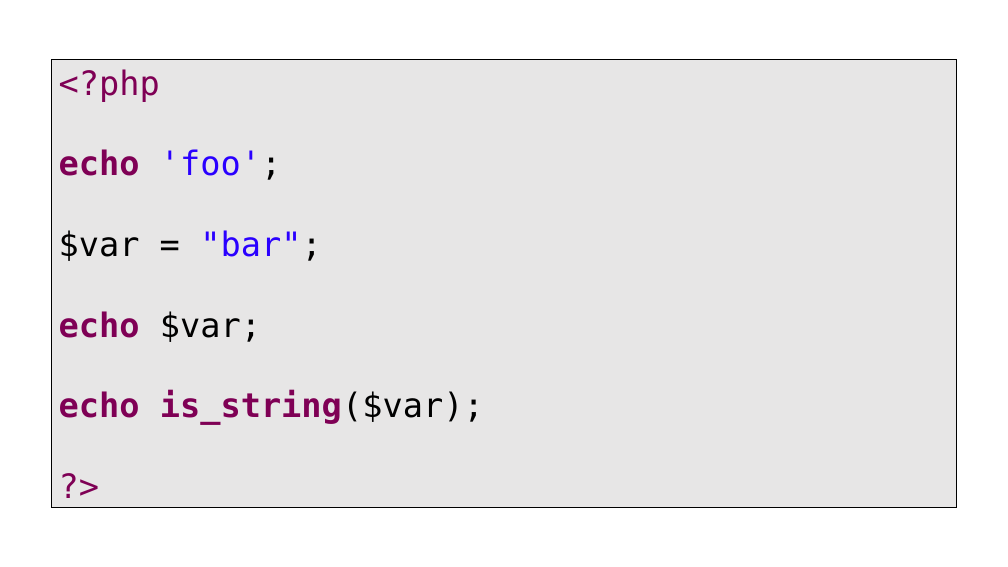
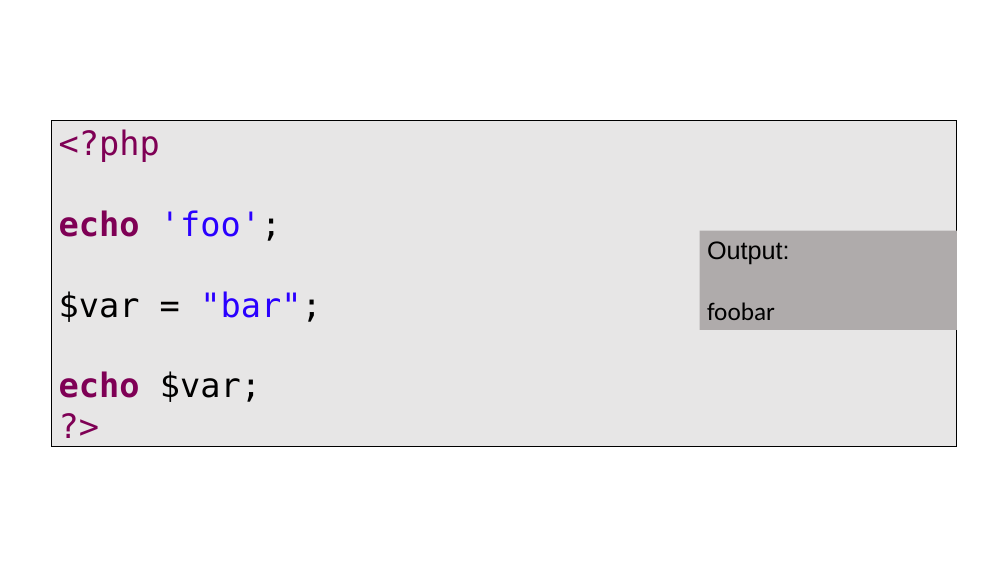
Before and after one commit to PHPEmbark/curriculum, a slide deck: slide 18 of course/1 - Basic Programming/Basics Of Programming.pptx. Drawn at 1008x567 pixels with LibreOffice and Linux fonts; fonts in the diff are those of the drawing. Boxes give left, top, right and bottom in pixels: in the first picture for what was removed or moved away, otherwise in the second. Text is boxed around its words. In the diff, an @@ line names an element or a change of style, - is before the commit and + after.

```diff
--- a/course/1 - Basic Programming/Basics Of Programming.pptx
+++ b/course/1 - Basic Programming/Basics Of Programming.pptx
@@ text "<?php": place and size @@
-text "<?php" at bbox=[51, 56, 957, 511]
+text "<?php" at bbox=[51, 117, 957, 451]
@@ rectangle added at bbox=[699, 231, 957, 330], fill #AFABAB, 24 pt, text #000000 @@
+Output:
+foobar
@@ text at bbox=[59, 390, 484, 425]: paragraph removed @@
-echo is_string($var);
```
Also in this commit, not shown: 29 other slides changed, 9 slides added.
